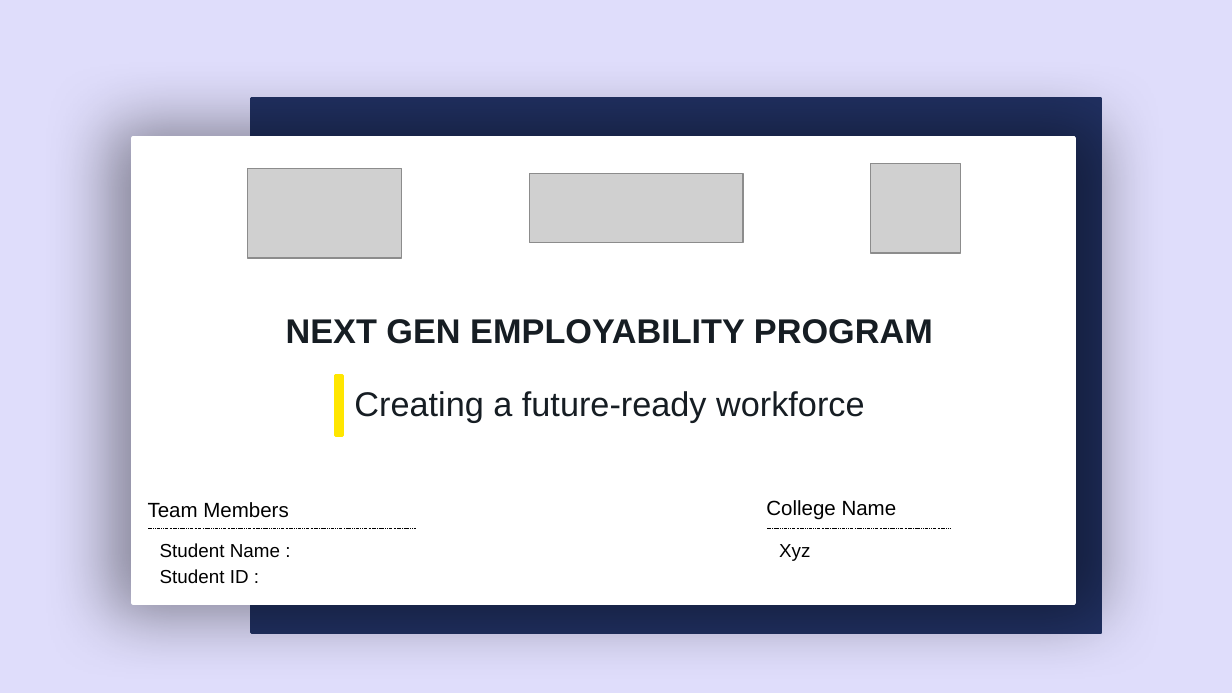
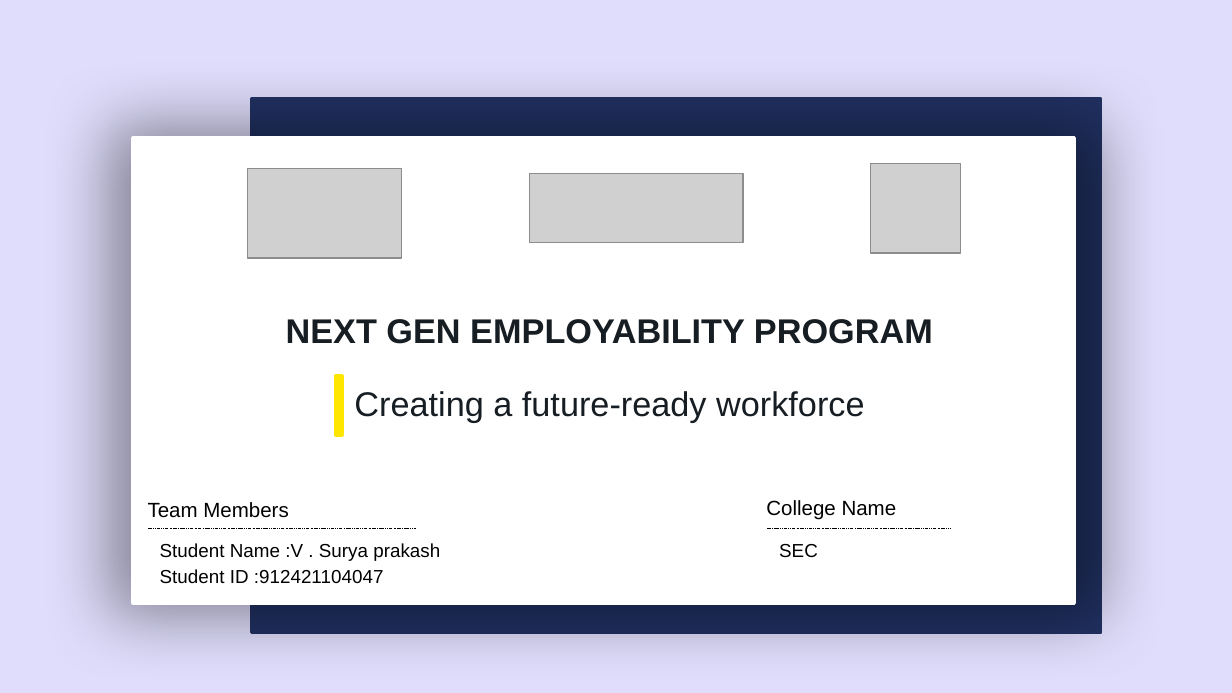
Before and after one commit to suryaprakash-12/Voting-Application-using-Django-Framework-suryaprakash-4047-SEC-, a slide deck: slide 1 of Voting Application using Django Framework-suryaprakash(4047,SEC).pptx. Drawn at 1232x693 pixels with LibreOffice and Linux fonts; fonts in the diff are those of the drawing; grey boxes stand for pictures; background and template pictures are left out. Boxes give left, top, right and bottom in pixels: in the first picture for what was removed or moved away, otherwise in the second. Text is boxed around its words. In the diff, an @@ line names an element or a change of style, - is before the commit and + after.

Commit message:
application

```diff
--- a/Voting Application using Django Framework-suryaprakash(4047,SEC).pptx
+++ b/Voting Application using Django Framework-suryaprakash(4047,SEC).pptx
@@ text at bbox=[160, 543, 440, 584]: text changed @@
-Student Name :
-Student ID :
+Student Name :V . Surya prakash
+Student ID :912421104047
@@ text at bbox=[779, 544, 818, 558]: text changed @@
-Xyz
+SEC
```
